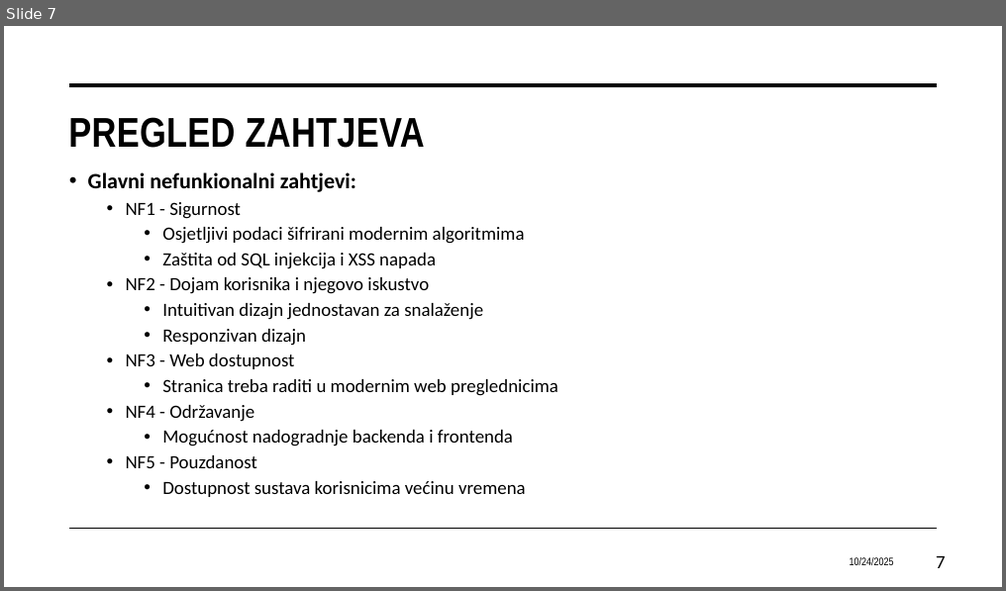
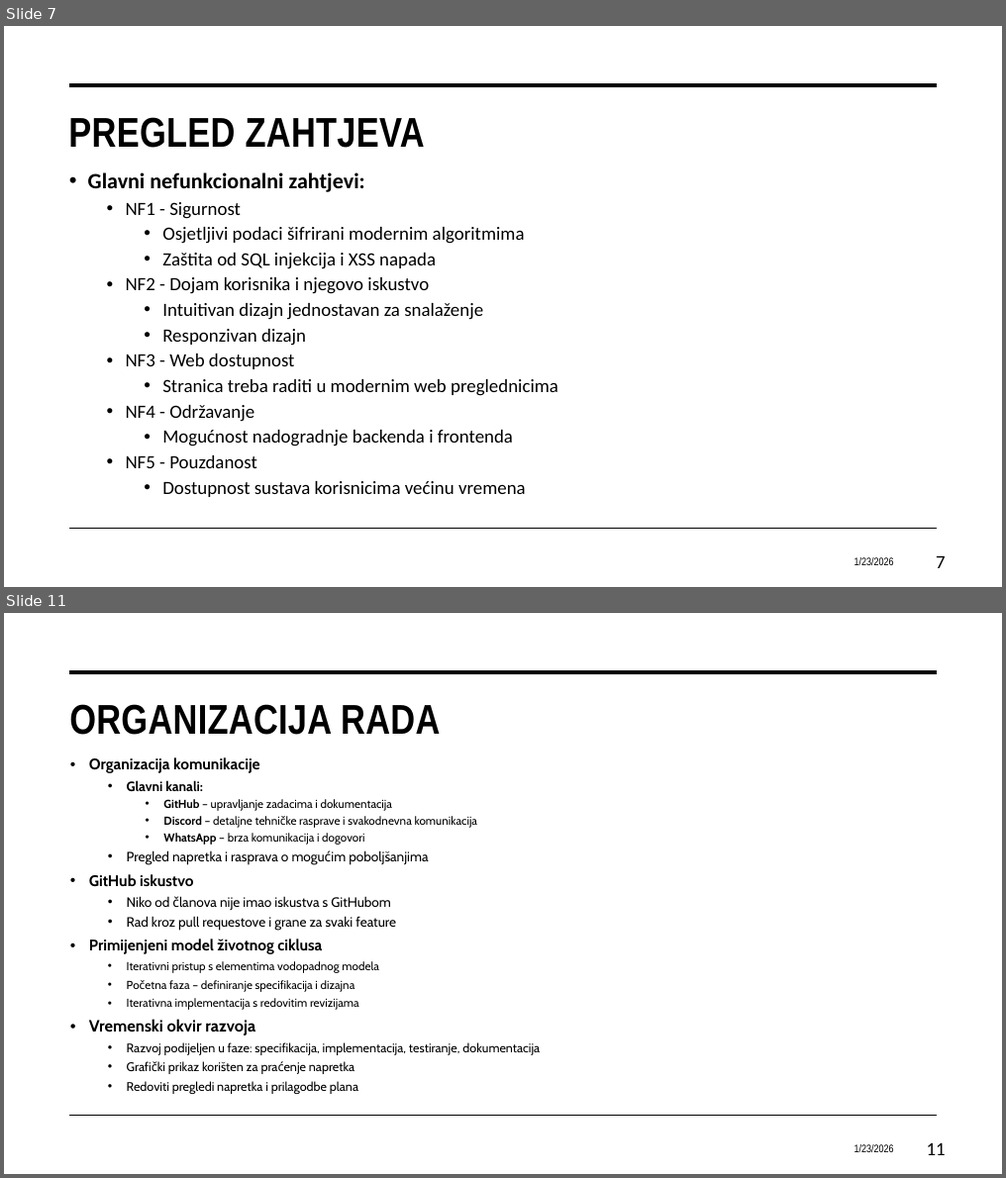
Before and after one commit to Nikolaaa777/Progi---13.4---PawPal, a slide deck: PawPal.pptx. Shown one above the other, each under a label of ours: slide 7 before the commit, slides 7 and 11 after it; the slides between them are not shown. The pictures are 1006x591 and 1006x1178 pixels, drawn with LibreOffice and Linux fonts; fonts in the diff are those of the drawing. Boxes give left, top, right and bottom in pixels: in the first picture for what was removed or moved away, otherwise in the second. Text is boxed around its words. In the diff, an @@ line names an element or a change of style, - is before the commit and + after.

```diff
--- a/PawPal.pptx
+++ b/PawPal.pptx
@@ slide 11 added at bbox=[4, 613, 1002, 1174], background #FFFFFF; not listed: 2 template elements that a slide beside it also shows @@
@@ title added at bbox=[69, 704, 440, 735], 40 pt, text #000000, bold @@
+ORGANIZACIJA RADA
@@ text added at bbox=[89, 758, 540, 1094], 11.1 pt, text #000000 @@
+• Organizacija komunikacije
+  • Glavni kanali:
+    • GitHub – upravljanje zadacima i dokumentacija
+    • Discord – detaljne tehničke rasprave i svakodnevna komunikacija
+    • WhatsApp – brza komunikacija i dogovori
+  • Pregled napretka i rasprava o mogućim poboljšanjima
+• GitHub iskustvo
+  • Niko od članova nije imao iskustva s GitHubom
+  • Rad kroz pull requestove i grane za svaki feature
+• Primijenjeni model životnog ciklusa
+  • Iterativni pristup s elementima vodopadnog modela
+  • Početna faza – definiranje specifikacija i dizajna
+  • Iterativna implementacija s redovitim revizijama
+• Vremenski okvir razvoja
+  • Razvoj podijeljen u faze: specifikacija, implementacija, testiranje, dokumentacija
+  • Grafički prikaz korišten za praćenje napretka
+  • Redoviti pregledi napretka i prilagodbe plana
@@ text added at bbox=[854, 1145, 894, 1153], 10.5 pt, text #000000 @@
+1/23/2026
@@ page number added at bbox=[927, 1144, 945, 1156], 18 pt, text #000000 @@
+11
@@ slide 7 changed as well @@
@@ text at bbox=[88, 173, 365, 192]: text changed @@
-• Glavni nefunkionalni zahtjevi:
+• Glavni nefunkcionalni zahtjevi:
@@ text at bbox=[854, 558, 894, 566]: text changed @@
-10/24/2025
+1/23/2026
```
Also in this commit, not shown: 6 other slides changed, 4 other slides added, 1 slide removed.
